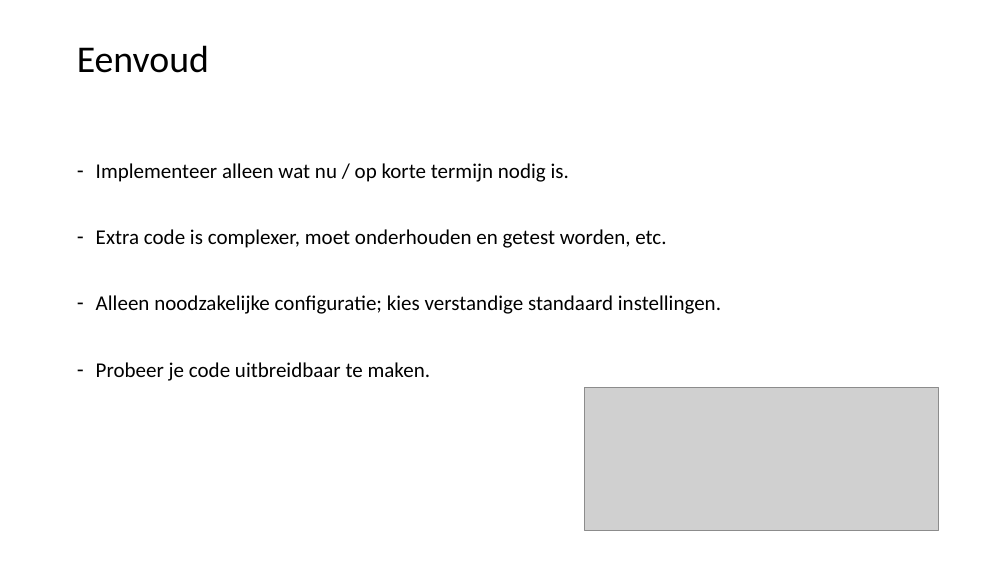
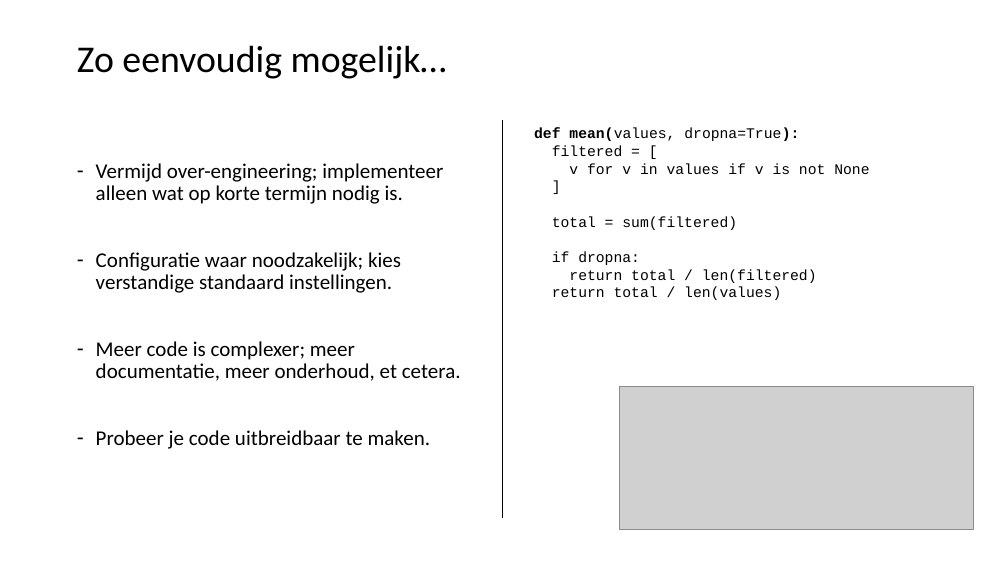
Before and after one commit to LFKoning/knowledge-sharing, a slide deck: slide 18 of python_trainees/2_production_code/python_traineeship_2.pptx (slide 17 before the commit). Drawn at 1008x567 pixels with LibreOffice and Linux fonts; fonts in the diff are those of the drawing; grey boxes stand for pictures. Boxes give left, top, right and bottom in pixels: in the first picture for what was removed or moved away, otherwise in the second. Text is boxed around its words. In the diff, an @@ line names an element or a change of style, - is before the commit and + after.

```diff
--- a/python_trainees/2_production_code/python_traineeship_2.pptx
+++ b/python_trainees/2_production_code/python_traineeship_2.pptx
@@ title at <box>77,45,447,79</box>: text changed @@
-Eenvoud
+Zo eenvoudig mogelijk…
@@ line added from (503, 120) to (503, 518), #000000 1.5 pt @@
@@ text added at <box>534,128,869,300</box>, 14 pt, text #000000 @@
+def mean(values, dropna=True):
+filtered = [
+v for v in values if v is not None
+]
+total = sum(filtered)
+if dropna:
+return total / len(filtered)
+return total / len(values)
@@ text at <box>96,163,461,381</box>: text changed @@
-– Implementeer alleen wat nu / op korte termijn nodig is.
-– Extra code is complexer, moet onderhouden en getest worden, etc.
-– Alleen noodzakelijke configuratie; kies verstandige standaard instellingen.
+– Vermijd over-engineering; implementeer alleen wat op korte termijn nodig is.
+– Configuratie waar noodzakelijk; kies verstandige standaard instellingen.
+– Meer code is complexer; meer documentatie, meer onderhoud, et cetera.
@@ picture: place and size @@
-picture at <box>585,388,939,531</box>
+picture at <box>619,386,973,529</box>
```
Also in this commit, not shown: 30 other slides changed, 3 slides added, 1 slide removed, 12 other files.
